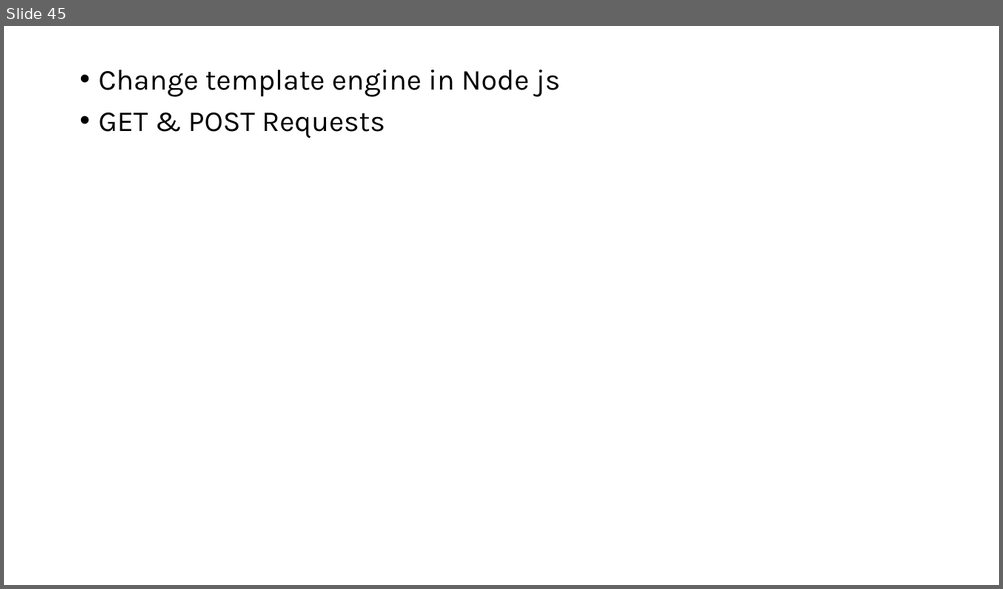
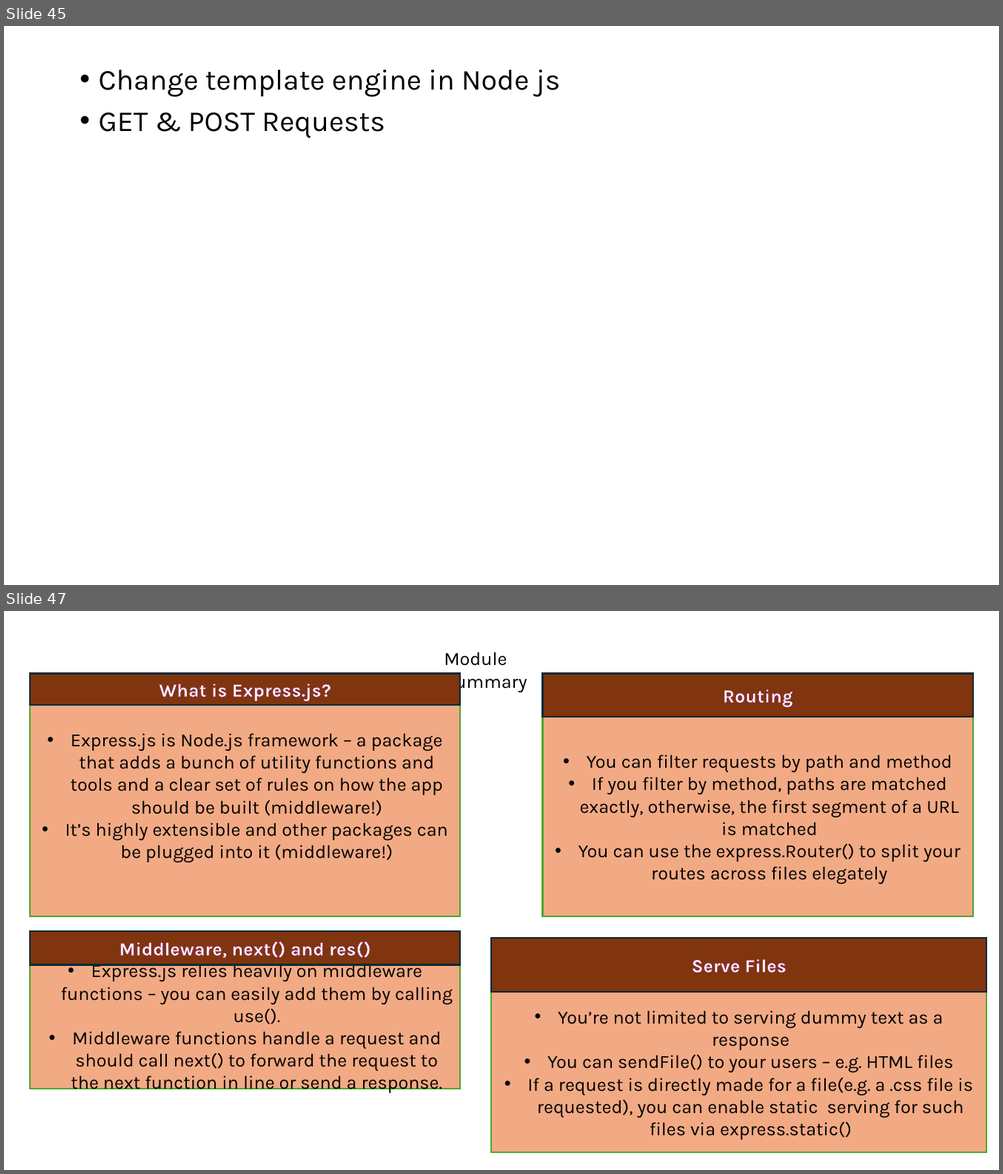
Before and after one commit to PiyushChaturvedii/Batch05, a slide deck: node/Nodejs.pptx. Shown one above the other, each under a label of ours: slide 45 before the commit, slides 45 and 47 after it; the slides between them are not shown. The pictures are 1003x589 and 1003x1174 pixels, drawn with LibreOffice and Linux fonts; fonts in the diff are those of the drawing. Boxes give left, top, right and bottom in pixels: in the first picture for what was removed or moved away, otherwise in the second. Text is boxed around its words. In the diff, an @@ line names an element or a change of style, - is before the commit and + after.

```diff
--- a/node/Nodejs.pptx
+++ b/node/Nodejs.pptx
@@ slide 47 added at [4, 611, 999, 1170], background #FFFFFF @@
@@ text added at [444, 652, 526, 692], 18 pt, text #000000 @@
+Module Summary
@@ rectangle added at [30, 674, 461, 917], fill #F2AA84, outline #4EA72E 1.5 pt, 18 pt, text #000000 @@
+• Express.js is Node.js framework – a package that adds a bunch of utility functions and tools and a clear set of rules on how the app should be built (middleware!)
+• It’s highly extensible and other packages can be plugged into it (middleware!)
@@ rectangle added at [30, 674, 461, 705], fill #80350E, outline #092A39 1.5 pt, 18 pt, text #FFFFFF, bold @@
+What is Express.js?
@@ rectangle added at [543, 674, 973, 717], fill #80350E, outline #092A39 1.5 pt, 18 pt, text #FFFFFF, bold @@
+Routing
@@ rectangle added at [543, 717, 973, 917], fill #F2AA84, outline #4EA72E 1.5 pt, 18 pt, text #000000 @@
+• You can filter requests by path and method
+• If you filter by method, paths are matched exactly, otherwise, the first segment of a URL is matched
+• You can use the express.Router() to split your routes across files elegately
@@ rectangle added at [30, 932, 461, 965], fill #80350E, outline #092A39 1.5 pt, 18 pt, text #FFFFFF, bold @@
+Middleware, next() and res()
@@ rectangle added at [491, 938, 986, 992], fill #80350E, outline #092A39 1.5 pt, 18 pt, text #FFFFFF, bold @@
+Serve Files
@@ rectangle added at [30, 964, 461, 1089], fill #F2AA84, outline #4EA72E 1.5 pt, 18 pt, text #000000 @@
+• Express.js relies heavily on middleware functions – you can easily add them by calling use().
+• Middleware functions handle a request and should call next() to forward the request to the next function in line or send a response.
@@ rectangle added at [491, 992, 986, 1153], fill #F2AA84, outline #4EA72E 1.5 pt, 18 pt, text #000000 @@
+• You’re not limited to serving dummy text as a response
+• You can sendFile() to your users – e.g. HTML files
+• If a request is directly made for a file(e.g. a .css file is requested), you can enable static serving for such files via express.static()
```
Also in this commit, not shown: 1 other slide added, 14 other files.
